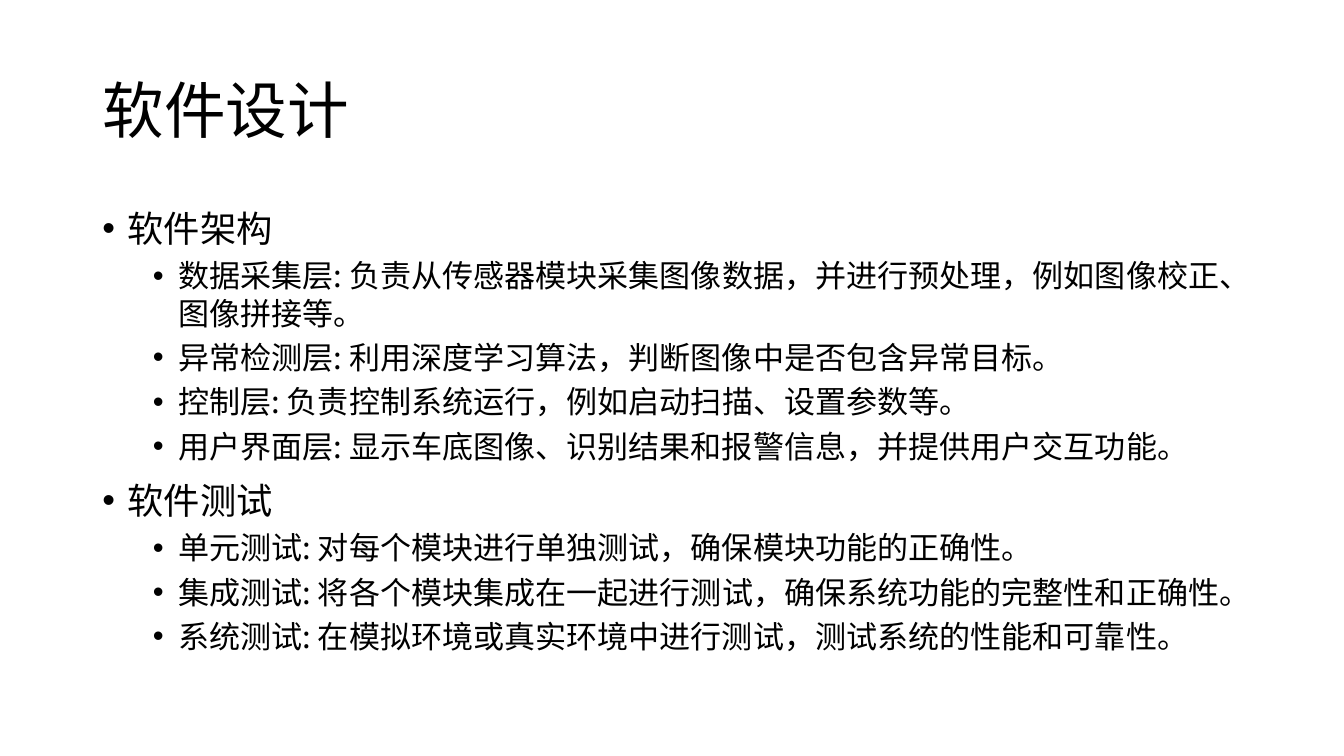
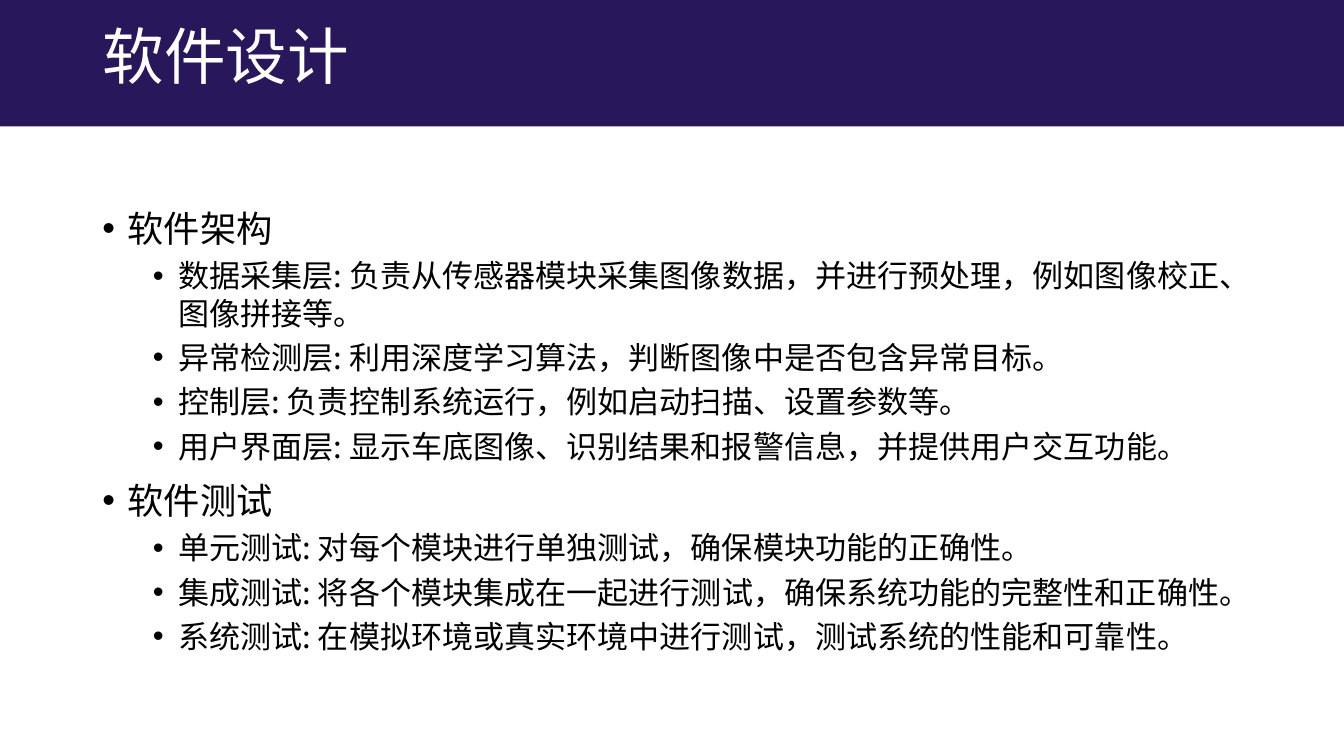
Before and after one commit to lizhenbang56/Papers, a slide deck: slide 28 of papers/车底检测/车底爆炸物检测装置产品立项报告.pptx (slide 29 before the commit). Drawn at 1344x756 pixels with LibreOffice and Linux fonts; fonts in the diff are those of the drawing. Boxes give left, top, right and bottom in pixels: in the first picture for what was removed or moved away, otherwise in the second. Text is boxed around its words. In the diff, an @@ line names an element or a change of style, - is before the commit and + after.

```diff
--- a/papers/车底检测/车底爆炸物检测装置产品立项报告.pptx
+++ b/papers/车底检测/车底爆炸物检测装置产品立项报告.pptx
@@ rectangle added at bbox=[0, 0, 1344, 127], fill #29175B @@
@@ title "软件设计": place and size @@
-title "软件设计" at bbox=[102, 81, 349, 138]
+title "软件设计" at bbox=[102, 27, 349, 84]
@@ title "软件设计" at bbox=[102, 27, 349, 84]: text colour #000000 to #FFFFFF @@
```
Also in this commit, not shown: 32 other slides changed, 3 slides added, 10 other files.
